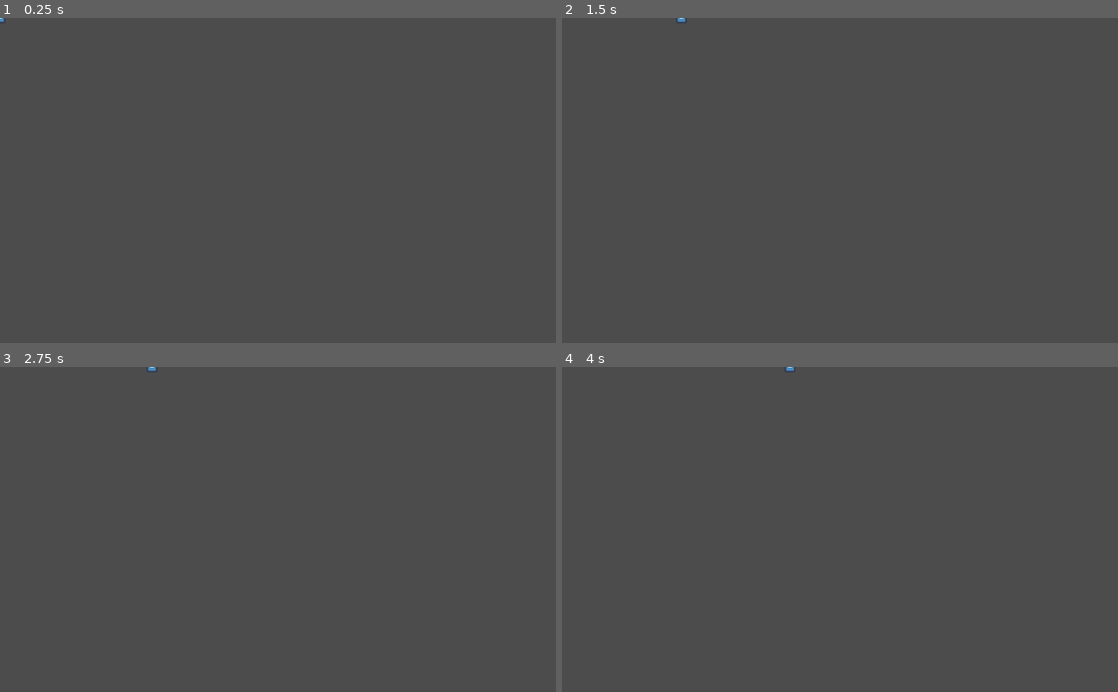
Above: before the commit, frames 1-4 (two rows, left to right).
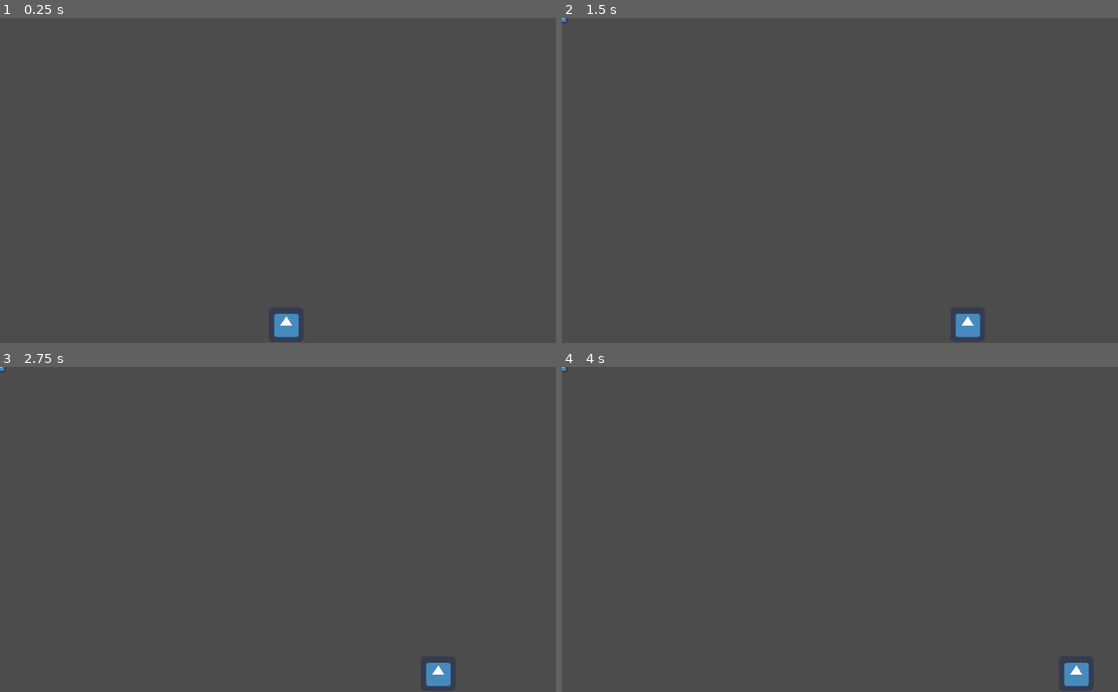
Above: after the commit, the same moments.

Repository: Santyru-C/space-invaders-clone
Game: Godot game, scene res://scenes/Main.tscn
The game is run twice, just before and just after one commit, with the same random seed, the same clock (stepped at 60 frames per second) and the same inputs. The project has no main scene, so this scene is started directly. The engine's default icon, where the game draws it, is replaced by a stand-in: a white triangle on a blue panel in a dark square.
Inputs:
- Up to frame 1 (0.25 s): no input
- Up to frame 2 (1.5 s): tap Enter (ui_accept) at 0.5, 1.35 s; hold Right (ui_right) 0.53-1.28 s; hold Enter (ui_accept) 0.53-1.28 s; hold Left (ui_left) from 1.28 s (still down)
- Up to frame 3 (2.75 s): tap Enter (ui_accept) at 1.52, 1.82 s; release Left (ui_left) at 2.03 s; hold Right (ui_right) from 2.03 s (still down); hold Enter (ui_accept) from 2.03 s (still down)
- Up to frame 4 (4 s): release Enter (ui_accept) at 2.78 s; tap Enter (ui_accept) at 2.85, 3.02, 3.32 s; release Right (ui_right) at 3.53 s; hold Left (ui_left) from 3.53 s (still down); hold Enter (ui_accept) from 3.53 s (still down)

The runs differ from the first frame. In frame 1, 0.3% of the frame differs, in the area x 0-54%, y 0-99%; in frame 2, 0.4%, in the area x 0-76%, y 0-99%; in frame 3, 0.4%; in frame 4, 0.4%.

Commit message:
add new Position2d

Diff:
--- a/project/scenes/actors/Player.gd
+++ b/project/scenes/actors/Player.gd
@@ -1,14 +1,15 @@
 extends KinematicBody2D
 
 export(int) var speed = 400
-# import bullet scene
+var bullet_scene = preload("res://scenes/actors/Proyectile.tscn")
 
 var lifes = 3
 var direction = Vector2()
 var velocity = Vector2()
 
 func shoot():
-	print("pew")
+	var bullet = bullet_scene.instance()
+	get_parent().add_child(bullet)
 
 func get_input ():
 	direction.x = 0
@@ -16,12 +17,12 @@
 		direction.x = 1
 	if Input.is_action_pressed("ui_left"):
 		direction.x = -1
-	if Input.is_action_pressed("ui_accept"):
+	if Input.is_action_just_pressed("ui_accept"):
 		shoot() # and not bullet instance
 
 func _ready():
 	pass
 
-func _physics_process(delta):
+func _physics_process(_delta):
 	get_input()
-	move_and_slide(direction * speed)
+	var collision = move_and_slide(direction * speed)
--- a/project/scenes/actors/Player.tscn
+++ b/project/scenes/actors/Player.tscn
@@ -4,8 +4,10 @@
 [ext_resource path="res://assets/sprites/icon.png" type="Texture" id=2]
 
 [sub_resource type="RectangleShape2D" id=1]
+extents = Vector2( 31, 31 )
 
 [node name="Player" type="KinematicBody2D"]
+position = Vector2( 527, 566 )
 script = ExtResource( 1 )
 __meta__ = {
 "_edit_group_": true
@@ -13,8 +15,10 @@
 
 [node name="PlayerSprite" type="Sprite" parent="."]
 position = Vector2( 9.53674e-07, -9.53674e-07 )
-scale = Vector2( 0.3125, 0.3125 )
 texture = ExtResource( 2 )
 
 [node name="PlayerCollisionShape" type="CollisionShape2D" parent="."]
 shape = SubResource( 1 )
+
+[node name="Position2D" type="Position2D" parent="."]
+position = Vector2( 0, -35 )
